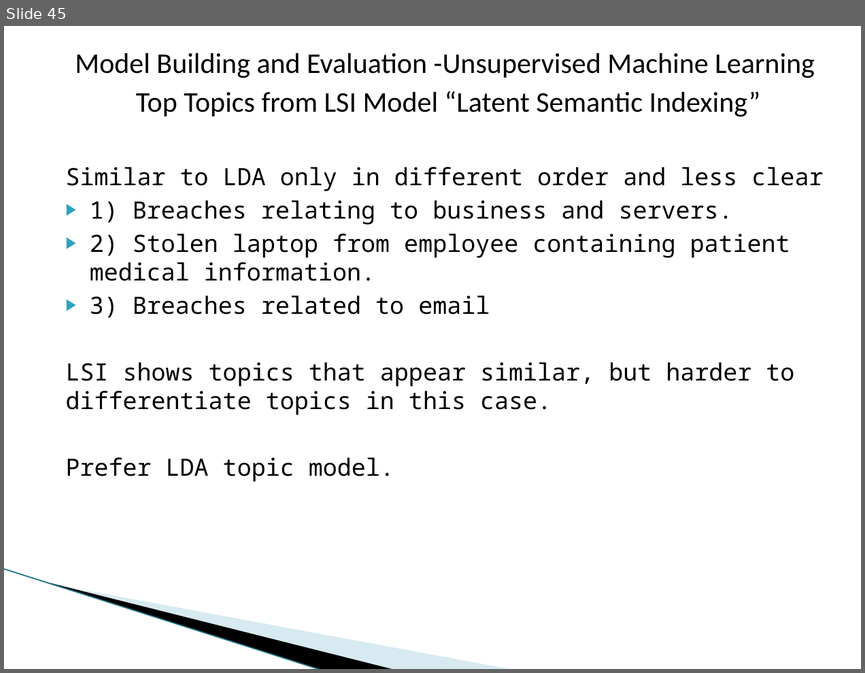
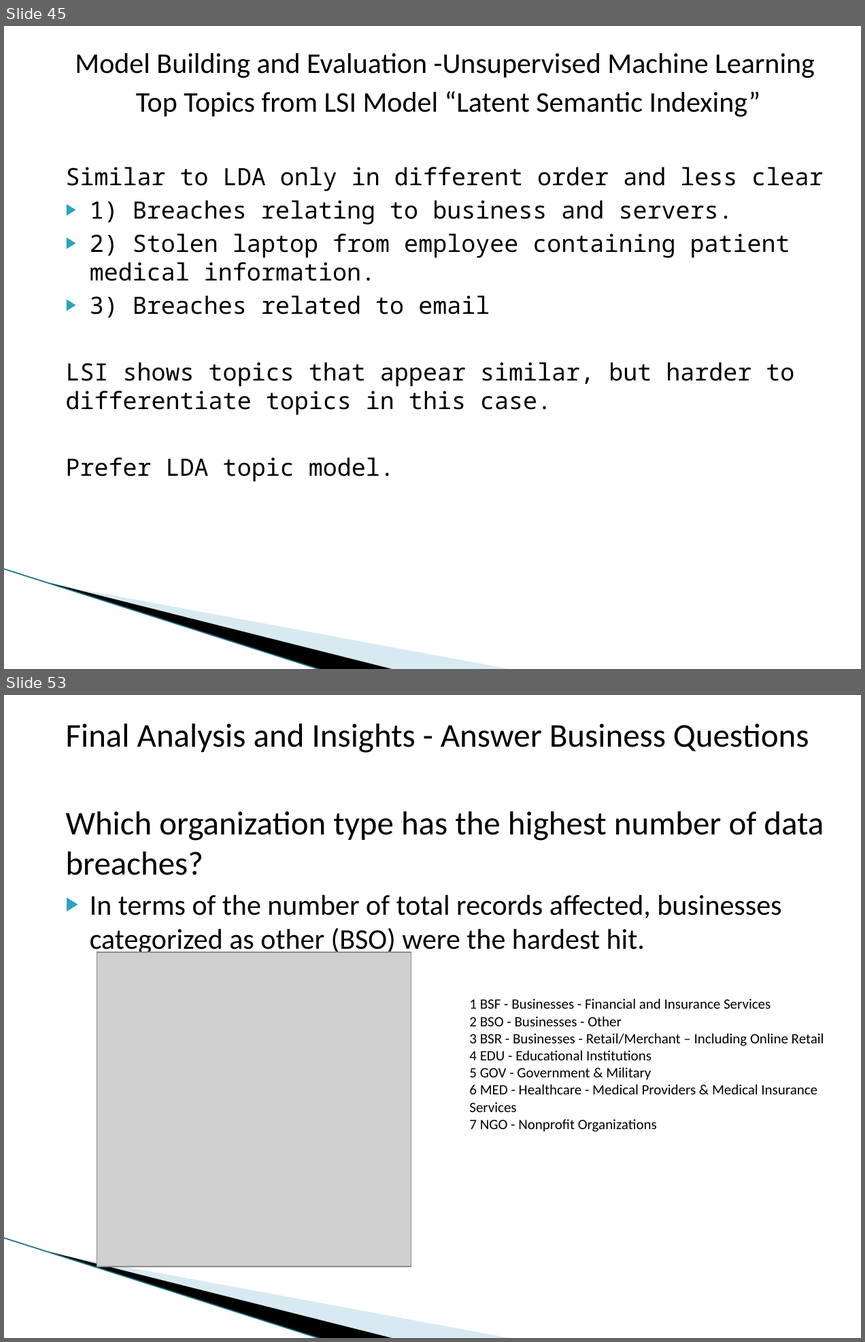
Before and after one commit to dmrod01/Capstone, a slide deck: Final Analysis - Data Capstone Project - Data Breaches.pptx. Shown one above the other, each under a label of ours: slide 45 before the commit, slides 45 and 53 after it; the slides between them are not shown. The pictures are 865x673 and 865x1342 pixels, drawn with LibreOffice and Linux fonts; fonts in the diff are those of the drawing; grey boxes stand for pictures; background and template pictures are left out. Boxes give left, top, right and bottom in pixels: in the first picture for what was removed or moved away, otherwise in the second. Text is boxed around its words. In the diff, an @@ line names an element or a change of style, - is before the commit and + after.

```diff
--- a/Final Analysis - Data Capstone Project - Data Breaches.pptx
+++ b/Final Analysis - Data Capstone Project - Data Breaches.pptx
@@ slide 53 added at <box>4,695,861,1338</box>, background #FFFFFF; not listed: 3 template elements that a slide beside it also shows @@
@@ text added at <box>66,724,823,956</box>, 28 pt, text #000000 @@
+Final Analysis and Insights - Answer Business Questions
+Which organization type has the highest number of data breaches?
+▶ In terms of the number of total records affected, businesses categorized as other (BSO) were the hardest hit.
@@ picture added at <box>96,952,411,1266</box> @@
@@ text added at <box>469,998,824,1132</box>, 12 pt, text #000000 @@
+1 BSF - Businesses - Financial and Insurance Services
+2 BSO - Businesses - Other
+3 BSR - Businesses - Retail/Merchant – Including Online Retail
+4 EDU - Educational Institutions
+5 GOV - Government & Military
+6 MED - Healthcare - Medical Providers & Medical Insurance Services
+7 NGO - Nonprofit Organizations
```
Also in this commit, not shown: 1 slide changed, 22 other slides added, 2 other files.
